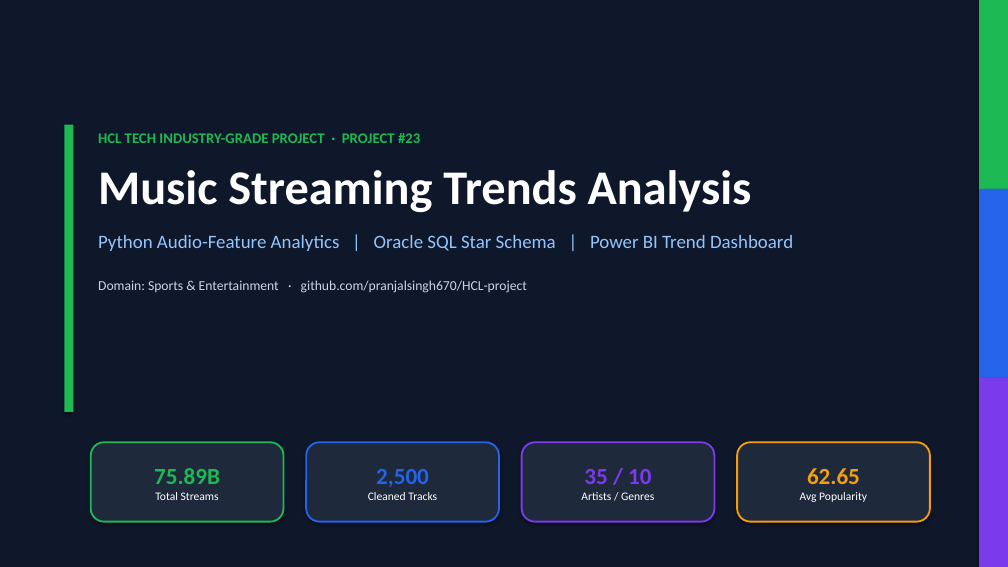
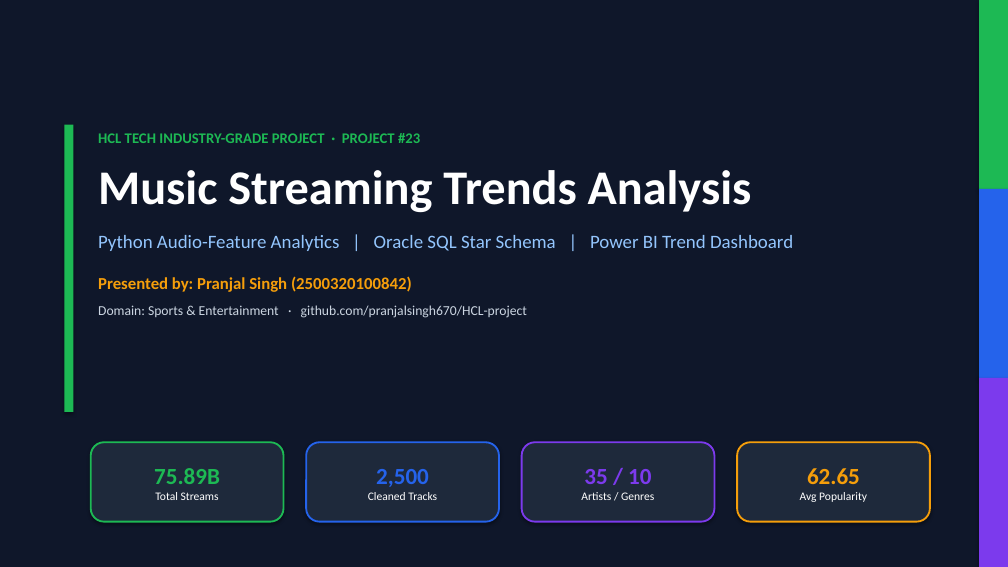
Before and after one commit to pranjalsingh670/Music_Streaming_Trends_Analysis-2500320100842-Pranjal_singh, a slide deck: slide 1 of Music_Streaming_Trends_Analysis_Colored.pptx. Drawn at 1008x567 pixels with LibreOffice and Linux fonts; fonts in the diff are those of the drawing. Boxes give left, top, right and bottom in pixels: in the first picture for what was removed or moved away, otherwise in the second. Text is boxed around its words. In the diff, an @@ line names an element or a change of style, - is before the commit and + after.

Commit message:
Add presenter name Pranjal Singh (2500320100842) to title slide

```diff
--- a/Music_Streaming_Trends_Analysis_Colored.pptx
+++ b/Music_Streaming_Trends_Analysis_Colored.pptx
@@ text at [98, 276, 412, 292]: paragraph added @@
+Presented by: Pranjal Singh (2500320100842)
@@ text at [98, 305, 527, 318]: less space between paragraphs @@
```
Also in this commit, not shown: 2 other files.
